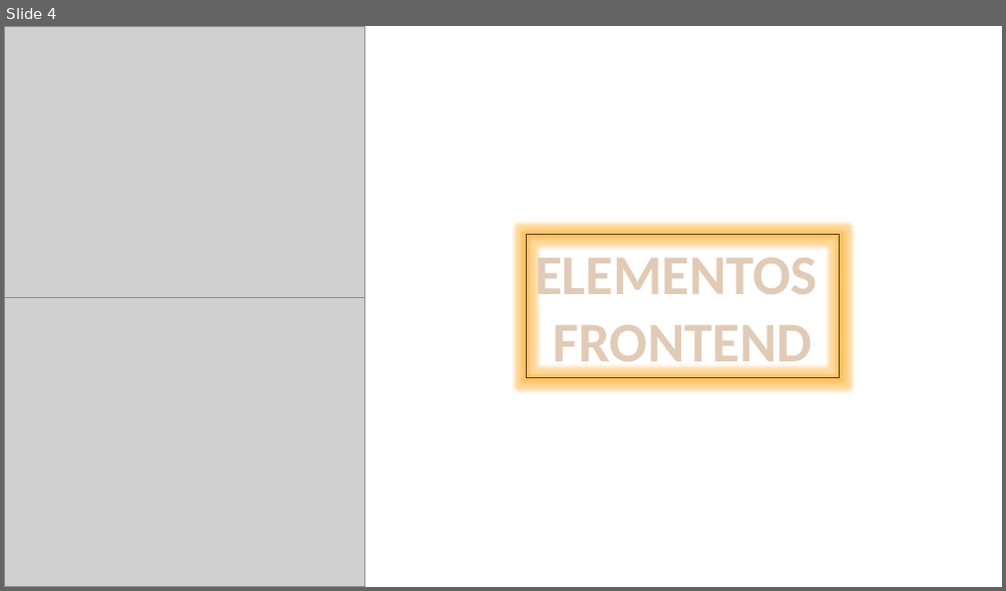
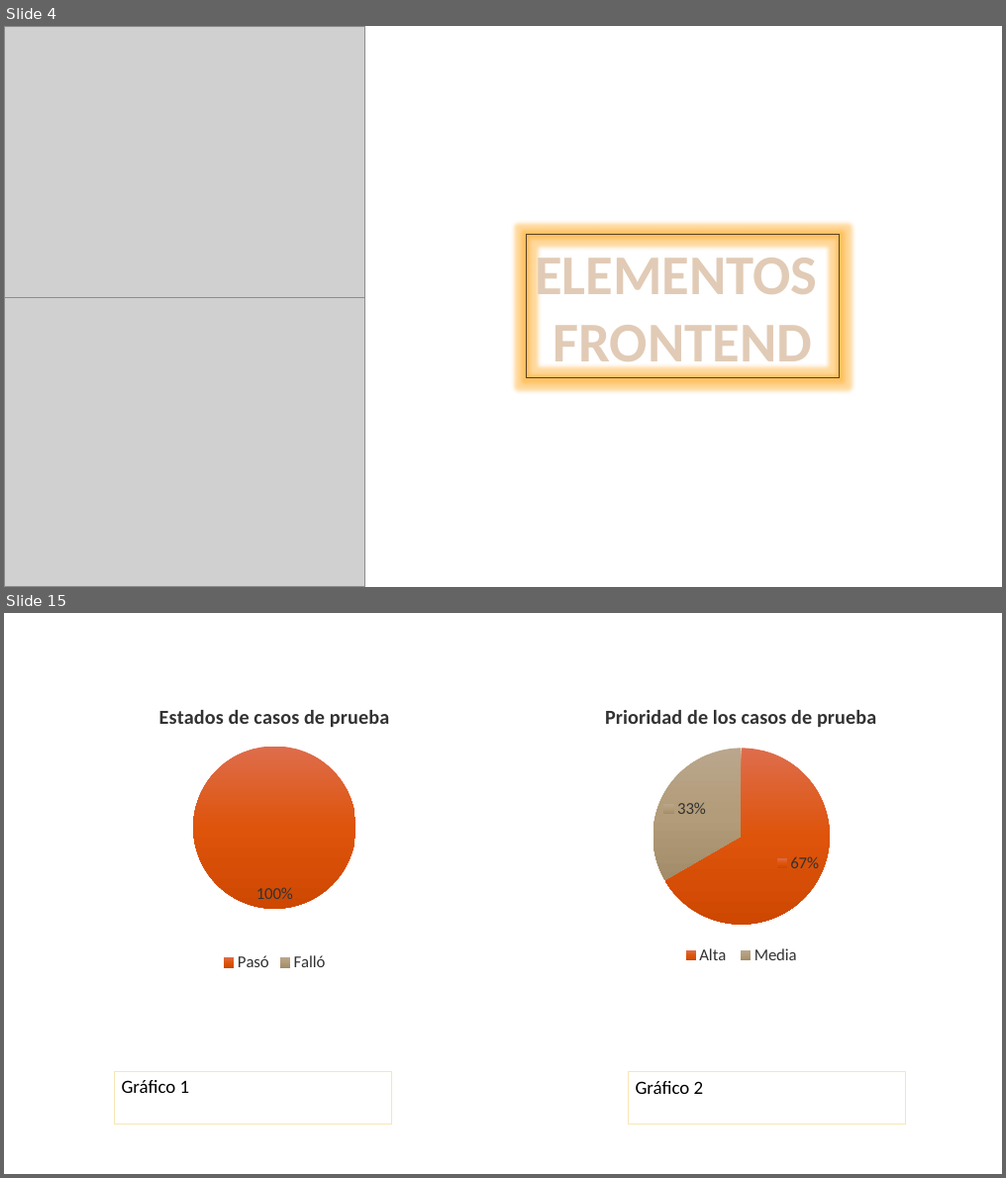
Before and after one commit to sulayloor/proyecto-final-coderhouse, a slide deck: PROYECTO FINAL 1.pptx. Shown one above the other, each under a label of ours: slide 4 before the commit, slides 4 and 15 after it; the slides between them are not shown. The pictures are 1006x591 and 1006x1178 pixels, drawn with LibreOffice and Linux fonts; fonts in the diff are those of the drawing; grey boxes stand for pictures. Boxes give left, top, right and bottom in pixels: in the first picture for what was removed or moved away, otherwise in the second. Text is boxed around its words. In the diff, an @@ line names an element or a change of style, - is before the commit and + after.

```diff
--- a/PROYECTO FINAL 1.pptx
+++ b/PROYECTO FINAL 1.pptx
@@ slide 15 added at (4,613,1002,1174), background #FFFFFF @@
@@ pie chart added at (76,689,472,976) @@
+title "Estados de casos de prueba "
+categories: Pasó, Falló
+Series 1: 100, 0
@@ pie chart added at (534,689,949,969) @@
+title "Prioridad de los casos de prueba "
+categories: Alta , Media
+Series 1: 67, 33
@@ rectangle added at (114,1072,392,1125), outline #F5E7B4 0.75 pt, 18 pt, text #000000 @@
+Gráfico 1
@@ rectangle added at (629,1072,906,1125), outline #F5E7B4 0.75 pt, 18 pt, text #000000 @@
+Gráfico 2
```
Also in this commit, not shown: 5 slides changed, 11 other slides added, 1 other file.
